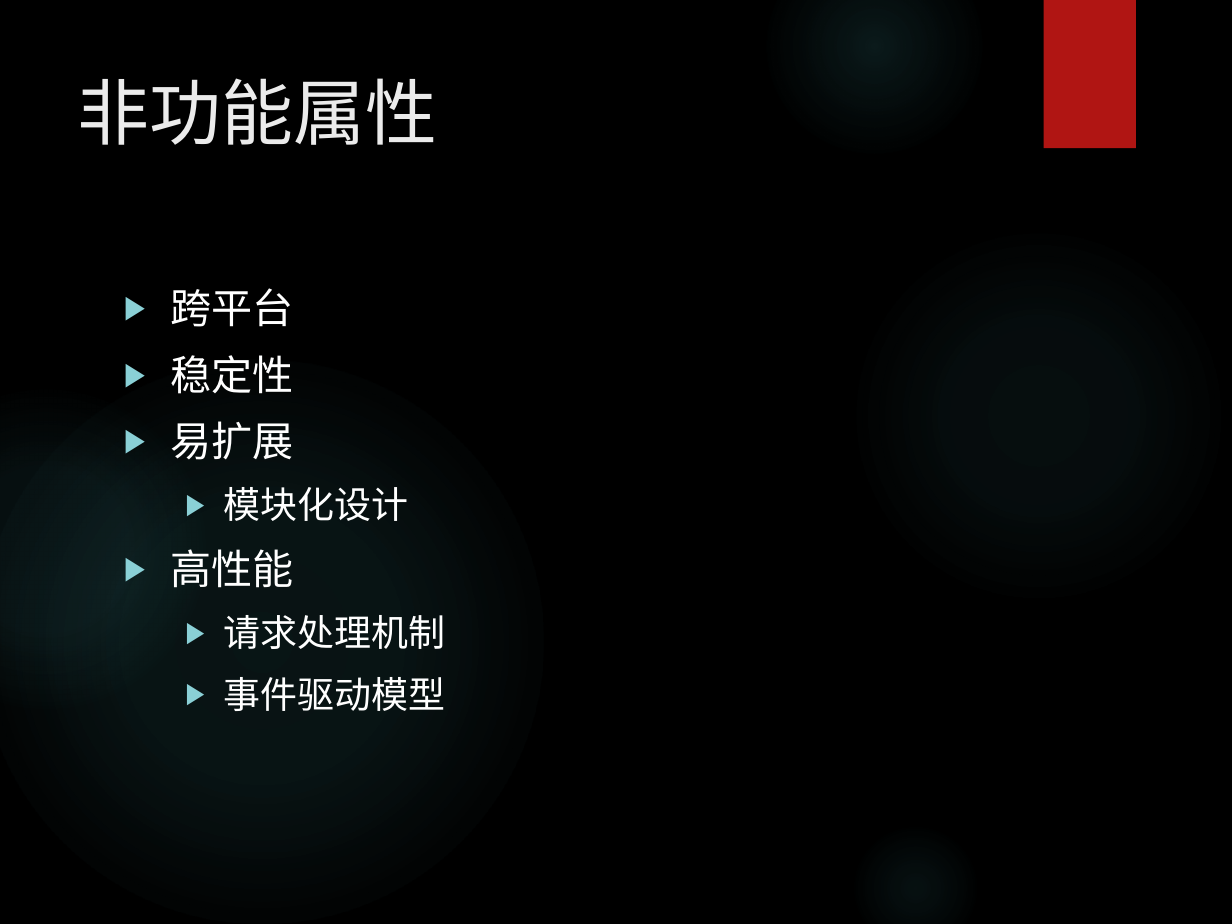
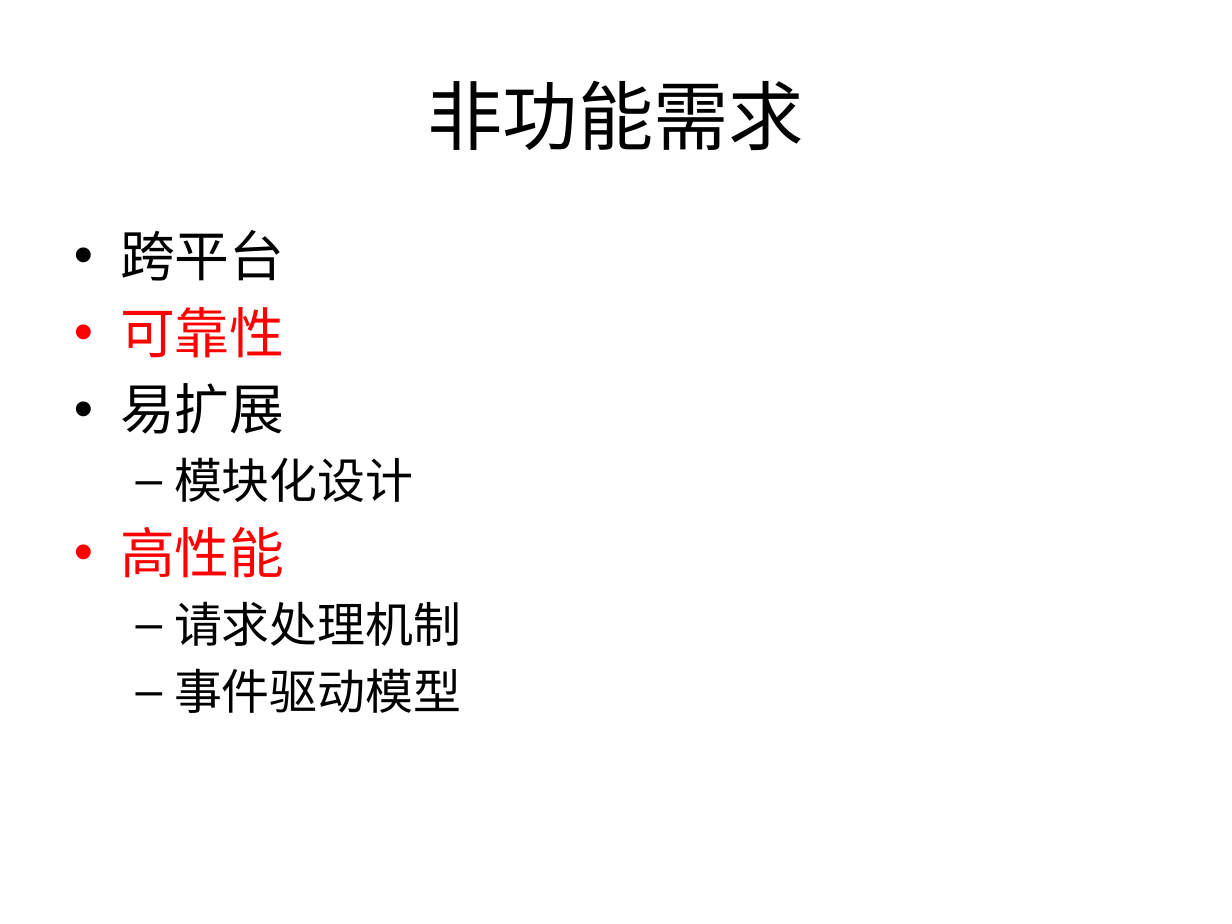
Before and after one commit to bhsei/16TeamC, a slide deck: slide 10 of 2.项目PPT/需求2.0PPT.pptx. Drawn at 1232x924 pixels with LibreOffice and Linux fonts; fonts in the diff are those of the drawing; background and template pictures are left out. Boxes give left, top, right and bottom in pixels: in the first picture for what was removed or moved away, otherwise in the second. Text is boxed around its words. In the diff, an @@ line names an element or a change of style, - is before the commit and + after.

Commit message:
6-添加非功能需求到PPT中

```diff
--- a/2.项目PPT/需求2.0PPT.pptx
+++ b/2.项目PPT/需求2.0PPT.pptx
@@ background picture (left out) to #FFFFFF @@
@@ ellipse removed at box(766, 0, 982, 154) @@
@@ rectangle removed at box(1044, 0, 1136, 148) @@
@@ title "非功能需求" at box(428, 81, 804, 151): vertical alignment top to middle @@
@@ title at box(428, 81, 804, 151): text changed; size 42 to 44 pt; font League Spartan to Calibri; text colour #EBEBEB to #000000 @@
-非功能属性
+非功能需求
@@ text "跨平台": place and size @@
-text "跨平台" at box(170, 288, 446, 711)
+text "跨平台" at box(120, 230, 461, 713)
@@ text at box(120, 230, 461, 713): size 24 to 32 pt in "跨平台", "易扩展", "高性能"; font League Spartan to Calibri in "跨平台", "易扩展", "模块化设计", "高性能" and 2 more places; text colour #FFFFFF to #000000 in "跨平台", "易扩展", "模块化设计", "请求处理机制" and 1 more places; size 21.6 to 28 pt in "模块化设计", "请求处理机制", "事件驱动模型"; text colour #FFFFFF to #FF0000 in "高性能"; bullet ▶ to •; less space between paragraphs; bullet ▶ to – @@
@@ ellipse removed at box(849, 225, 1228, 605) @@
@@ text at box(120, 307, 284, 358): text changed; size 24 to 32 pt; font League Spartan to Calibri; text colour #FFFFFF to #FF0000 @@
-▶ 稳定性
+• 可靠性
@@ ellipse removed at box(0, 360, 543, 924) @@
@@ ellipse removed at box(0, 391, 205, 708) @@
@@ ellipse removed at box(849, 822, 982, 924) @@
```
Also in this commit, not shown: 10 other slides changed, 2 slides added.
